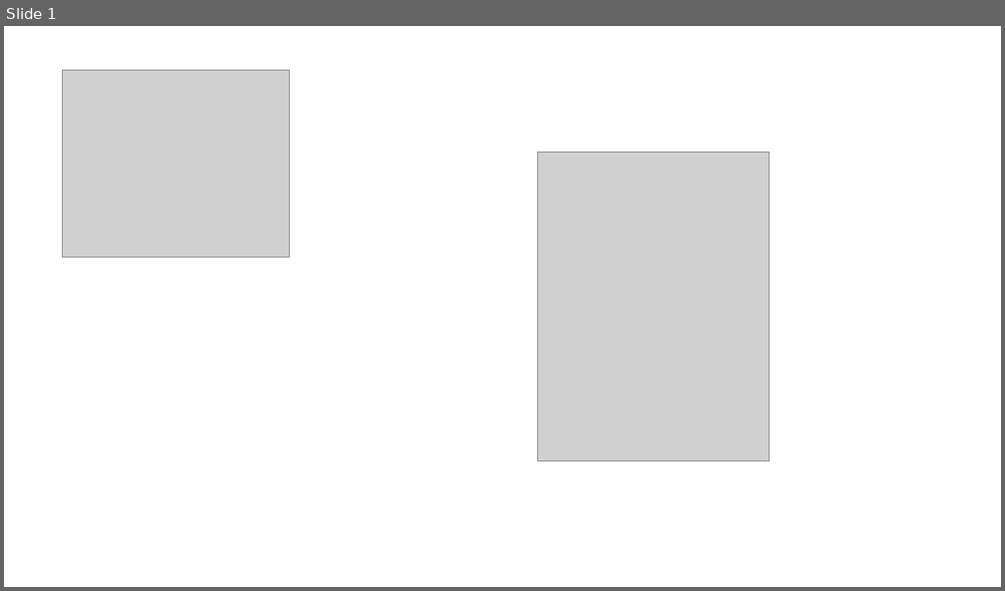
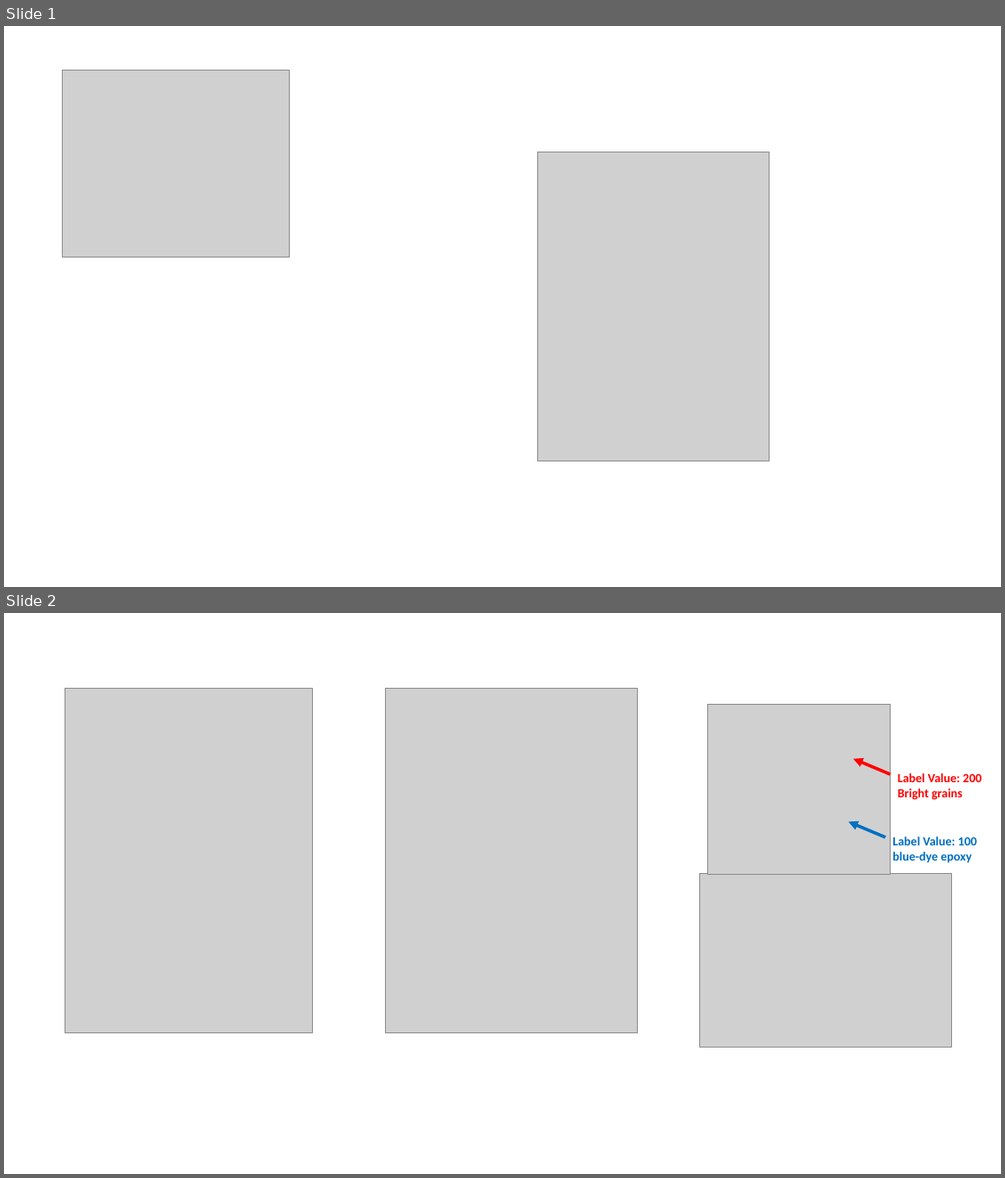
Before and after one commit to Philliec459/Create-Thin-Section-Image-Labels-for-Semantic-Segmentation-Training, a slide deck: CreateLabels.pptx. Shown one above the other, each under a label of ours: slide 1 before the commit, slides 1 and 2 after it. The pictures are 1005x591 and 1005x1178 pixels, drawn with LibreOffice and Linux fonts; fonts in the diff are those of the drawing; grey boxes stand for pictures. Boxes give left, top, right and bottom in pixels: in the first picture for what was removed or moved away, otherwise in the second. Text is boxed around its words. In the diff, an @@ line names an element or a change of style, - is before the commit and + after.

Commit message:
update project to reflect n_classes for labels

```diff
--- a/CreateLabels.pptx
+++ b/CreateLabels.pptx
@@ slide 2 added at <box>4,613,1001,1174</box>, background #FFFFFF @@
@@ picture added at <box>65,688,312,1032</box> @@
@@ picture added at <box>386,688,638,1032</box> @@
@@ group added at <box>699,705,981,1047</box>: 2 pictures, 2 arrows, 2 texts @@
+Label Value: 200
+Bright grains
+Label Value: 100
+blue-dye epoxy
```
Also in this commit, not shown: 1 slide changed, 1 other slide added, 1 slide removed, 18 other files.
